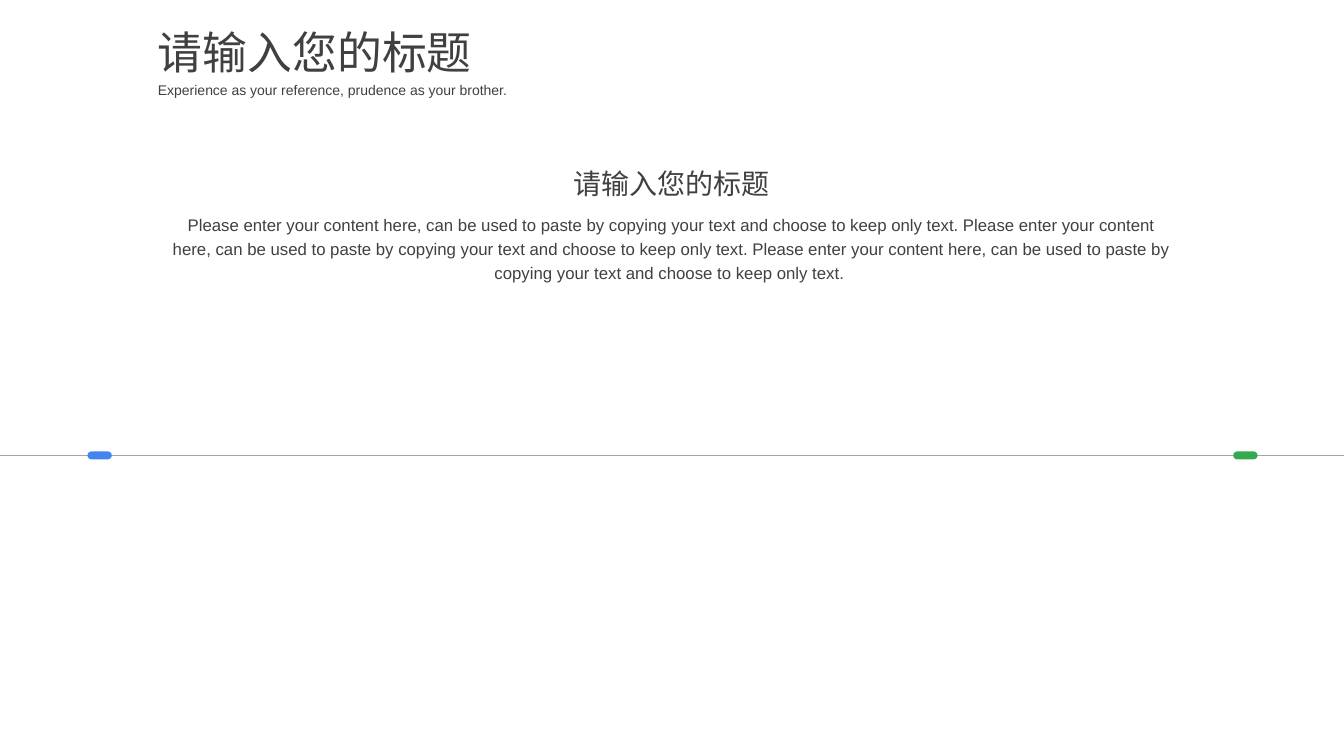
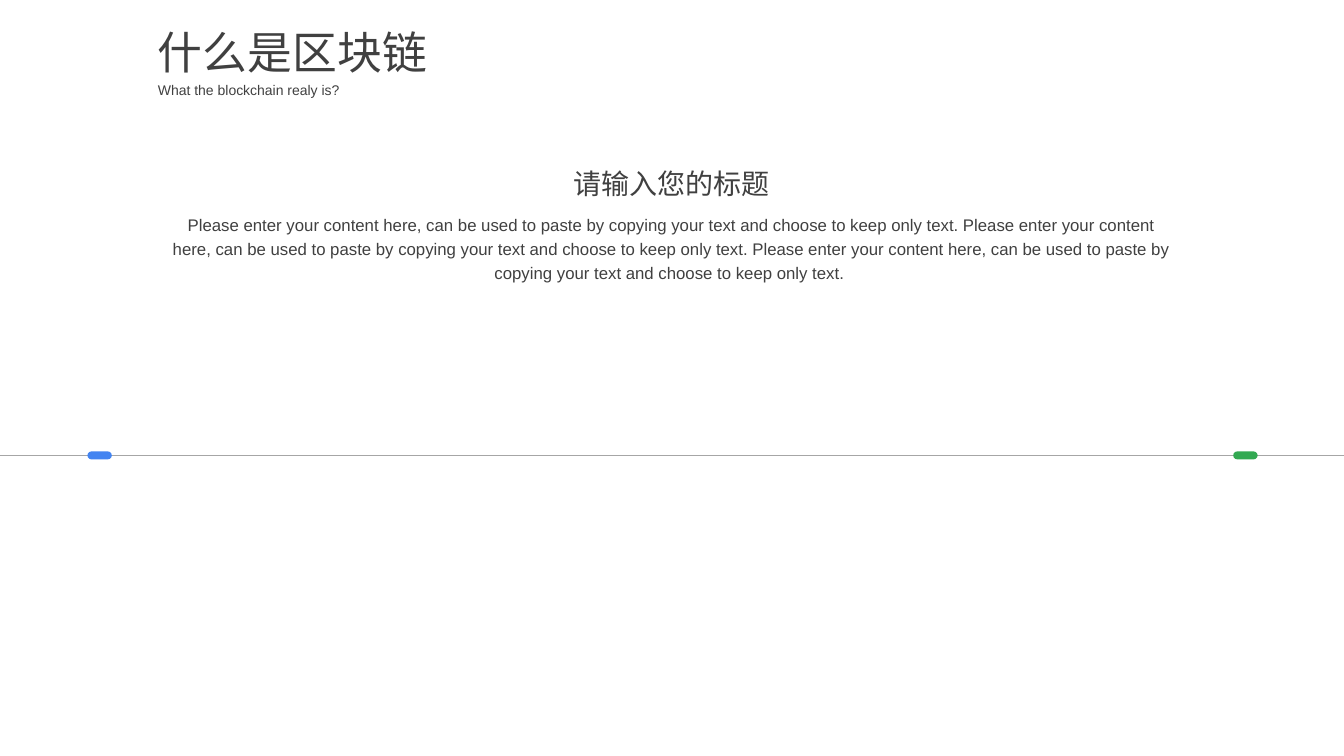
Before and after one commit to bingozwb/Blockchain-intro., a slide deck: slide 5 of doc/BlockChain Intro.pptx. Drawn at 1344x756 pixels with LibreOffice and Linux fonts; fonts in the diff are those of the drawing; background and template pictures are left out. Boxes give left, top, right and bottom in pixels: in the first picture for what was removed or moved away, otherwise in the second. Text is boxed around its words. In the diff, an @@ line names an element or a change of style, - is before the commit and + after.

```diff
--- a/doc/BlockChain Intro.pptx
+++ b/doc/BlockChain Intro.pptx
@@ text at <box>158,31,427,73</box>: text changed @@
-请输入您的标题
+什么是区块链
@@ text at <box>158,85,340,98</box>: text changed @@
-Experience as your reference, prudence as your brother.
+What the blockchain realy is?
```
Also in this commit, not shown: 10 other slides changed, 12 slides added, 4 slides removed.
